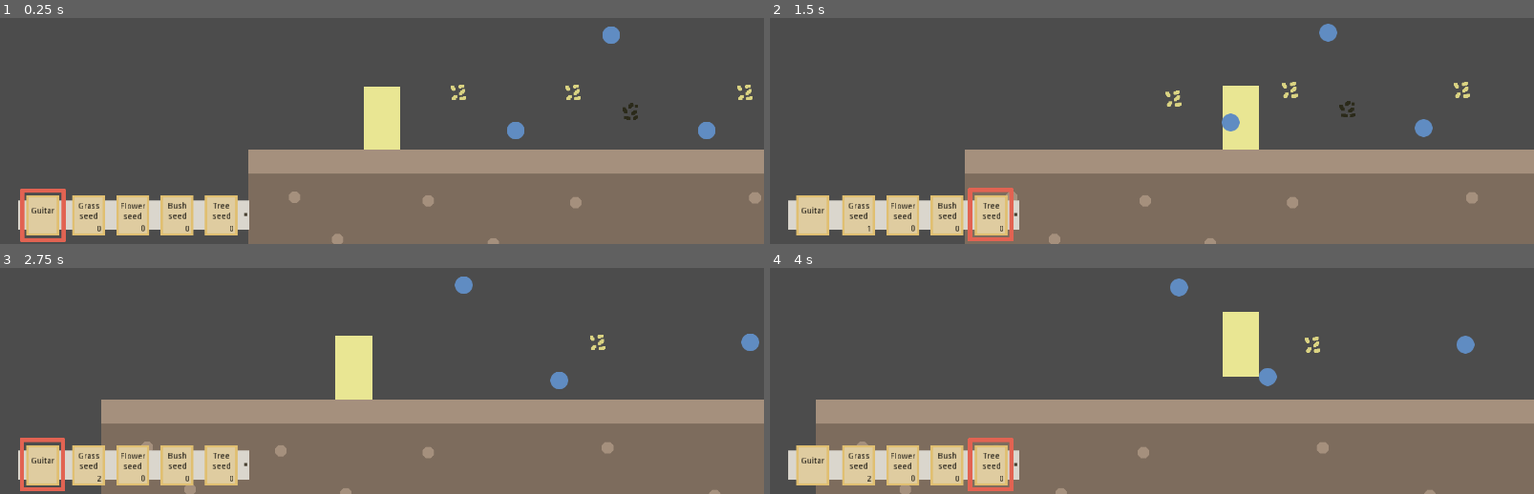
Above: before the commit, frames 1-4 (two rows, left to right).
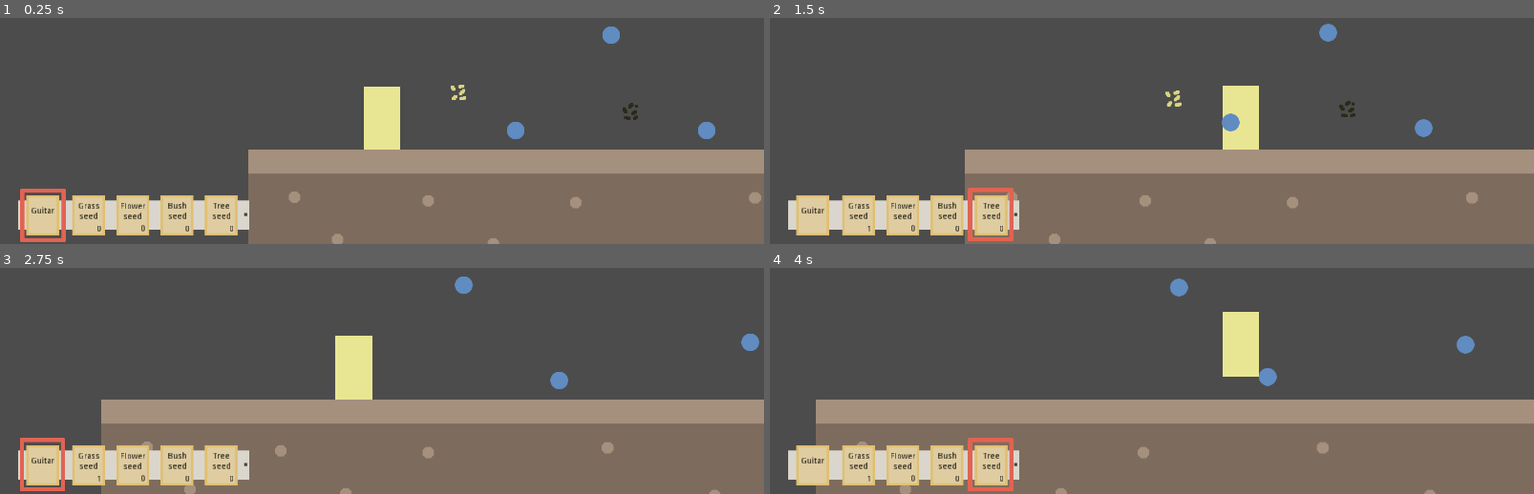
Above: after the commit, the same moments.

Repository: Cowa/Garden-Symphony
Game: Godot game, scene res://scenes/world/World.tscn
Same seed, same stepped clock (60 frames per second), same inputs: the game is played once before the commit and once after it.
Inputs (mouse positions are in pixels of both pictures, inside the frame that each line leads up to):
- Up to frame 1 (0.25 s): no input
- Up to frame 2 (1.5 s): move the mouse to (outside the picture) at 0.52 s; hold Right (ui_right) from 0.53 s (still down); tap Mouse wheel down (left_belt_cursor) at 0.6 s; tap Up (ui_up) at 0.77 s; move the mouse to (999, 51) at 1.27 s; tap Space (plant_seed) at 1.35 s
- Up to frame 3 (2.75 s): tap Up (ui_up) at 1.52 s; move the mouse to (outside the picture) at 2.02 s; release Right (ui_right) at 2.03 s; hold Left (ui_left) from 2.03 s (still down); tap Mouse wheel up (right_belt_cursor) at 2.1 s
- Up to frame 4 (4 s): move the mouse to (1113, 365) at 2.77 s; release Left (ui_left) at 2.78 s; hold Right (ui_right) from 2.78 s (still down); tap Mouse wheel down (left_belt_cursor) at 2.85 s; tap Up (ui_up) at 3.02, 3.77 s; move the mouse to (1381, 344) at 3.52 s; tap Space (plant_seed) at 3.6 s

The runs differ from the first frame. In frame 1, 0.1% of the frame differs, in the area x 74-99%, y 29-37%; in frame 2, 0.2%, in the area x 67-92%, y 28-36%; in frame 3, less than 0.1%; in frame 4, less than 0.1%.

Commit message:
Spawn rewards when seeds grow max

Diff:
--- a/scenes/items/seeds/PlantedSeed.tscn
+++ b/scenes/items/seeds/PlantedSeed.tscn
@@ -21,7 +21,7 @@
 "values": [ Color( 1, 1, 1, 1 ), Color( 1, 1, 1, 0.156863 ) ]
 }
 
-[node name="PlantedSeed" type="Node2D"]
+[node name="PlantedSeed" type="Node2D" index="0"]
 
 script = ExtResource( 1 )
 
--- a/scenes/items/seeds/grass/PlantedGrass.tscn
+++ b/scenes/items/seeds/grass/PlantedGrass.tscn
@@ -112,7 +112,7 @@
 "values": [ Color( 1, 1, 1, 0 ), Color( 1, 1, 1, 1 ) ]
 }
 
-[node name="PlantedGrass" index="0" instance=ExtResource( 1 )]
+[node name="PlantedGrass" instance=ExtResource( 1 )]
 
 z_index = 1
 script = ExtResource( 2 )
--- a/scenes/world/World.tscn
+++ b/scenes/world/World.tscn
@@ -28,7 +28,6 @@
 
 [node name="Ground" type="Node2D" parent="." index="1"]
 
-editor/display_folded = true
 position = Vector2( 1280, 640 )
 
 [node name="Sprite" type="Sprite" parent="Ground" index="0"]
@@ -63,13 +62,16 @@
 size_flags_horizontal = 1
 size_flags_vertical = 1
 
-[node name="CollectableItems" type="Container" parent="." index="2"]
+[node name="CollectableItems" type="Container" parent="Ground" index="3"]
 
-editor/display_folded = true
 anchor_left = 0.0
 anchor_top = 0.0
 anchor_right = 0.0
 anchor_bottom = 0.0
+margin_left = -1280.0
+margin_top = -640.0
+margin_right = -1280.0
+margin_bottom = -640.0
 rect_pivot_offset = Vector2( 0, 0 )
 rect_clip_content = false
 mouse_filter = 0
@@ -77,46 +79,36 @@
 size_flags_horizontal = 1
 size_flags_vertical = 1
 
-[node name="Item" parent="CollectableItems" index="0" instance=ExtResource( 4 )]
+[node name="Item" parent="Ground/CollectableItems" index="0" instance=ExtResource( 4 )]
 
 position = Vector2( 448, 512 )
 
-[node name="Item2" parent="CollectableItems" index="1" instance=ExtResource( 4 )]
+[node name="Item2" parent="Ground/CollectableItems" index="1" instance=ExtResource( 4 )]
 
 position = Vector2( 608, 352 )
 
-[node name="Item3" parent="CollectableItems" index="2" instance=ExtResource( 4 )]
+[node name="Item3" parent="Ground/CollectableItems" index="2" instance=ExtResource( 4 )]
 
 position = Vector2( 768, 512 )
 
-[node name="Item5" parent="CollectableItems" index="3" instance=ExtResource( 4 )]
+[node name="Item5" parent="Ground/CollectableItems" index="3" instance=ExtResource( 4 )]
 
 position = Vector2( 1088, 448 )
 
-[node name="Item6" parent="CollectableItems" index="4" instance=ExtResource( 4 )]
+[node name="Item6" parent="Ground/CollectableItems" index="4" instance=ExtResource( 4 )]
 
 position = Vector2( 1280, 512 )
 
-[node name="Seed" parent="CollectableItems" index="5" instance=ExtResource( 5 )]
+[node name="Seed" parent="Ground/CollectableItems" index="5" instance=ExtResource( 5 )]
 
 position = Vector2( 640, 480 )
 
-[node name="GrassSeed" parent="CollectableItems" index="6" instance=ExtResource( 6 )]
+[node name="GrassSeed" parent="Ground/CollectableItems" index="6" instance=ExtResource( 6 )]
 
 position = Vector2( 352, 448 )
 _sections_unfolded = [ "Transform" ]
 
-[node name="GrassSeed2" parent="CollectableItems" index="7" instance=ExtResource( 6 )]
-
-position = Vector2( 544, 448 )
-_sections_unfolded = [ "Transform" ]
-
-[node name="GrassSeed3" parent="CollectableItems" index="8" instance=ExtResource( 6 )]
-
-position = Vector2( 832, 448 )
-_sections_unfolded = [ "Transform" ]
-
-[node name="Bounds" type="Node2D" parent="." index="3"]
+[node name="Bounds" type="Node2D" parent="." index="2"]
 
 editor/display_folded = true
 __meta__ = {
@@ -162,7 +154,7 @@
 position = Vector2( 0, 224 )
 shape = SubResource( 2 )
 
-[node name="UI" type="CanvasLayer" parent="." index="4"]
+[node name="UI" type="CanvasLayer" parent="." index="3"]
 
 editor/display_folded = true
 layer = 1
@@ -176,7 +168,7 @@
 position = Vector2( 224, 672 )
 _sections_unfolded = [ "Transform", "Z Index" ]
 
-[node name="Tick" type="Timer" parent="." index="5"]
+[node name="Tick" type="Timer" parent="." index="4"]
 
 process_mode = 1
 wait_time = 3.0
--- a/scripts/items/seeds/PlantedSeed.gd
+++ b/scripts/items/seeds/PlantedSeed.gd
@@ -1,6 +1,10 @@
 extends Node2D
 
+signal seed_rewards
+
 const INITIAL_GROWING_STATE = -1
+
+const GRASS_SEEDS = preload("res://scenes/items/seeds/grass/GrassSeed.tscn")
 
 var state = {
 	"tick": 0,
@@ -13,8 +17,27 @@
 	$AnimationPlanted.play("planted")
 
 func _on_tick():
+	# TICK DEFAULT TIMEOUT 3
 	# Grow seed on tick
 	state.tick += 1
+
+func _on_max_growing():
+	var rewards = []
+	for reward in seed_rewards():
+		var current
+		match reward:
+			"grass":
+				current = {"instance": GRASS_SEEDS.instance(), "position": reward_position()}
+		rewards.push_back(current)
+
+	emit_signal("seed_rewards", rewards)
+
+func reward_position():
+	randomize()
+	return get_global_position() + Vector2(rand_range(-20, 20), 0)
+
+func seed_rewards():
+	return []
 
 #func _process(delta):
 #	# Called every frame. Delta is time since last frame.
--- a/scripts/items/seeds/grass/PlantedGrass.gd
+++ b/scripts/items/seeds/grass/PlantedGrass.gd
@@ -11,7 +11,7 @@
 
 func _on_tick():
 	._on_tick()
-	print("tick...")
+
 	if state.tick == 2:
 		$GrowingState/Animation.play("grow_to_0")
 		state.growing = GROWING_STATE.zero
@@ -23,6 +23,15 @@
 		state.growing = GROWING_STATE.two
 		# Last growing state
 		$Tick.queue_free()
+		_on_max_growing()
+
+func seed_rewards():
+	randomize()
+
+
+	return [
+		"grass", "grass"
+	]
 
 #func _process(delta):
 #	# Called every frame. Delta is time since last frame.
--- a/scripts/world/World.gd
+++ b/scripts/world/World.gd
@@ -10,7 +10,7 @@
 	$Player.connect("seed_planted", self, "_seed_planted")
 
 	# Connect pre-existing item
-	for item in $CollectableItems.get_children():
+	for item in $Ground/CollectableItems.get_children():
 		item.connect("pickup", $Player, "picked_item")
 
 	$Tick.connect("timeout", self, "_on_tick")
@@ -23,11 +23,19 @@
 	var seed_instance = PLANTED_SEEDS[seed_type].instance()
 	seed_instance.set_position($Ground.to_local(position))
 	$Ground/PlantedSeeds.add_child(seed_instance)
+	seed_instance.connect("seed_rewards", self, "_on_seed_rewards")
 
 # World ticking
 func _on_tick():
 	pass
 
+func _on_seed_rewards(rewards):
+	for reward in rewards:
+		var instance = reward.instance
+		instance.set_global_position(reward.position)
+		instance.connect("pickup", $Player, "picked_item")
+		$Ground/CollectableItems.add_child(instance)
+
 #func _process(delta):
 #	# Called every frame. Delta is time since last frame.
 #	# Update game logic here.
